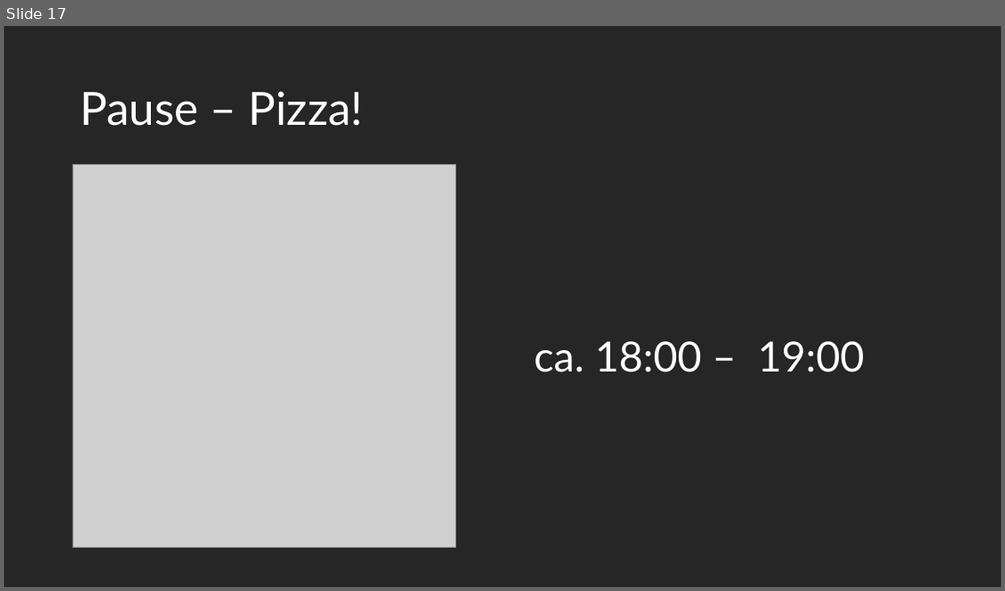
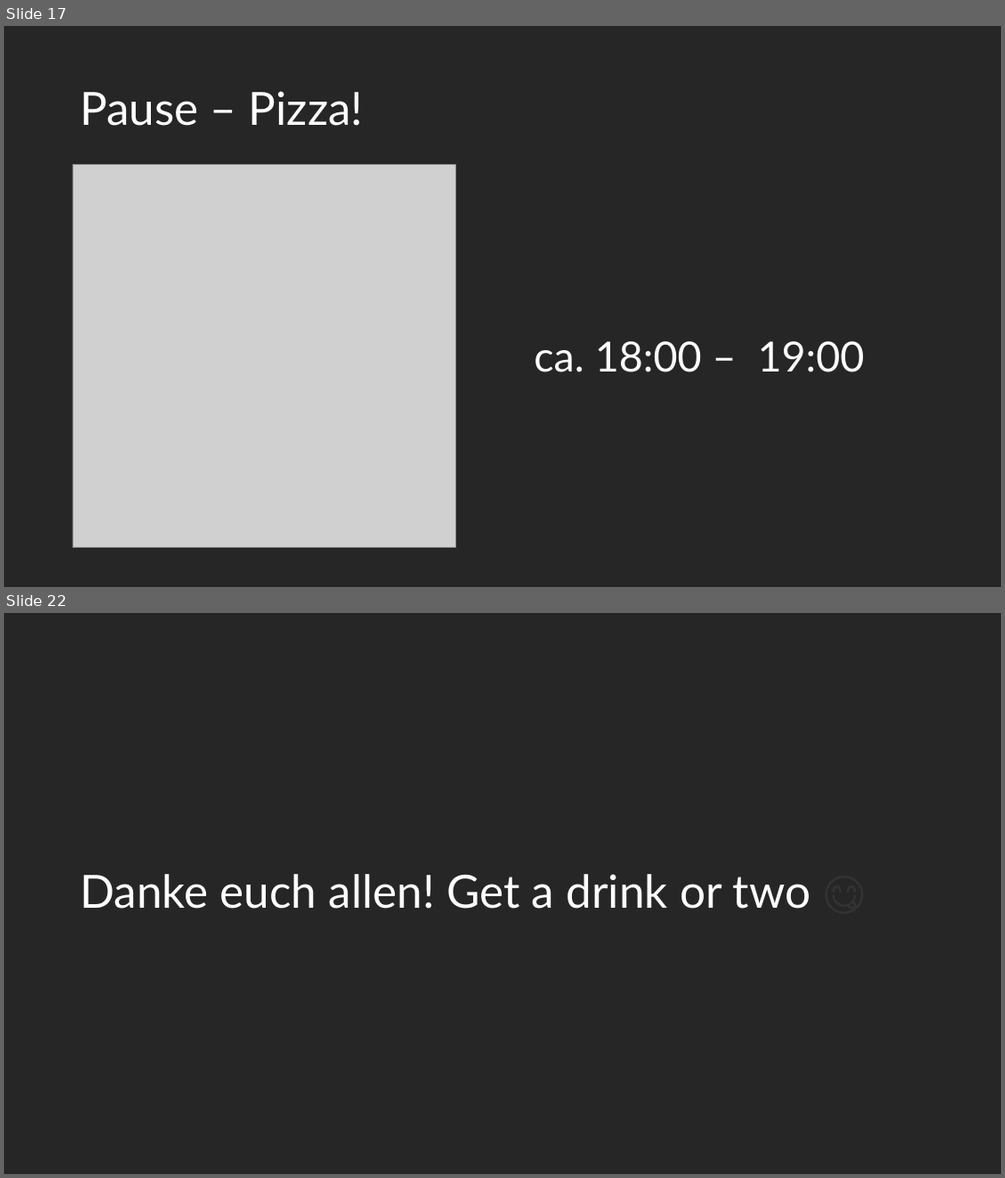
Before and after one commit to maximotus/skill-saturday-wordpress-portfolio-website, a slide deck: wordpress-portfolio-website-presentation.pptx. Shown one above the other, each under a label of ours: slide 17 before the commit, slides 17 and 22 after it; the slides between them are not shown. The pictures are 1005x591 and 1005x1178 pixels, drawn with LibreOffice and Linux fonts; fonts in the diff are those of the drawing; grey boxes stand for pictures. Boxes give left, top, right and bottom in pixels: in the first picture for what was removed or moved away, otherwise in the second. Text is boxed around its words. In the diff, an @@ line names an element or a change of style, - is before the commit and + after.

```diff
--- a/wordpress-portfolio-website-presentation.pptx
+++ b/wordpress-portfolio-website-presentation.pptx
@@ slide 22 added at (4, 613, 1001, 1174), background #262626 @@
@@ title added at (80, 874, 811, 908), 44 pt, text #FFFFFF @@
+Danke euch allen! Get a drink or two 😋
```
Also in this commit, not shown: 3 slides changed, 3 other slides added, 1 other file.
